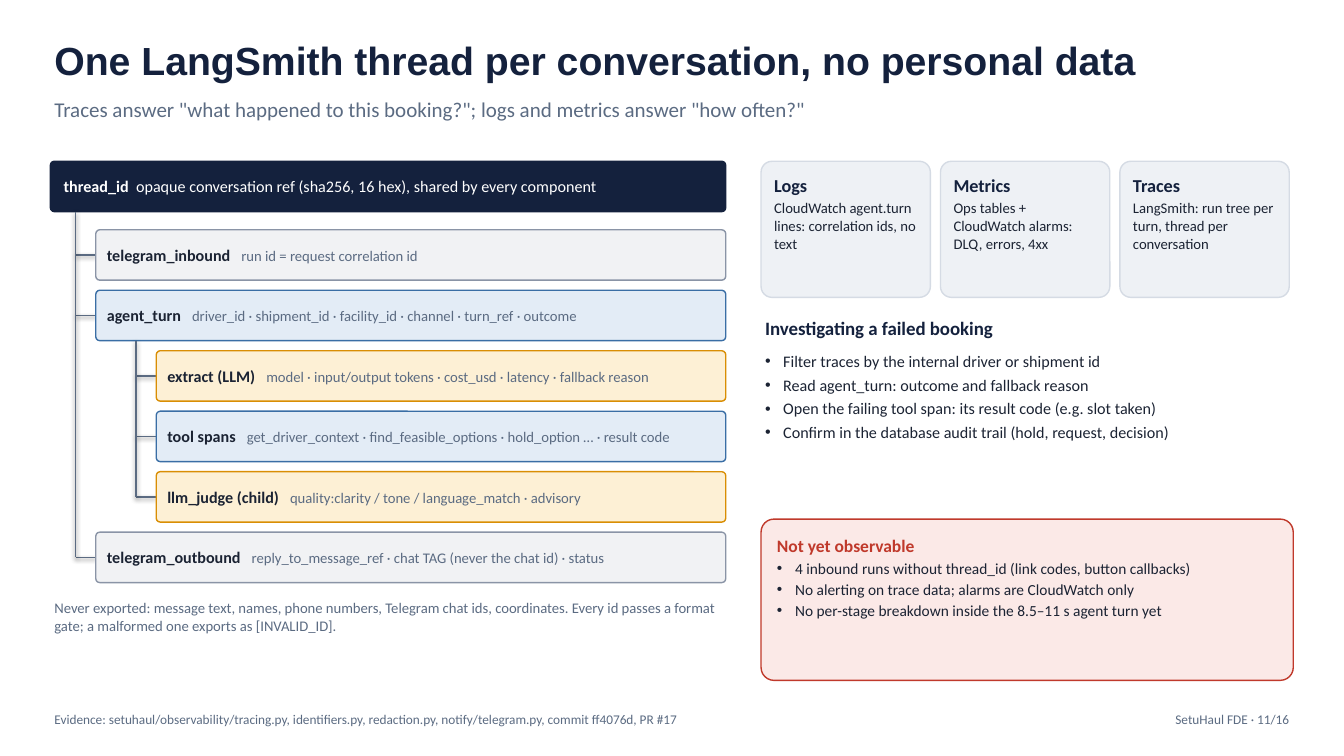
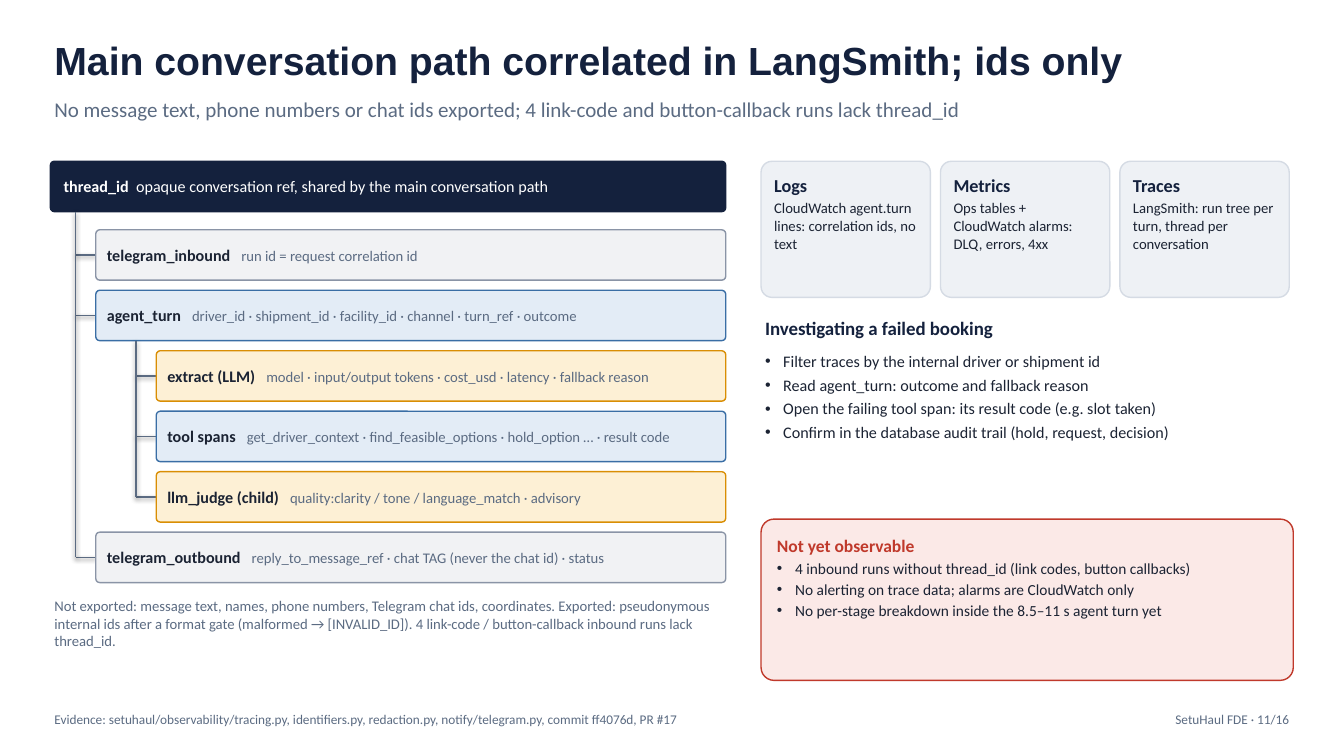
Before and after one commit to amolam/setuhaul-logistics, a slide deck: slide 11 of artifacts/fde-demo/SetuHaul_FDE_Demo.pptx. Drawn at 1344x756 pixels with LibreOffice and Linux fonts; fonts in the diff are those of the drawing. Boxes give left, top, right and bottom in pixels: in the first picture for what was removed or moved away, otherwise in the second. Text is boxed around its words. In the diff, an @@ line names an element or a change of style, - is before the commit and + after.

```diff
--- a/artifacts/fde-demo/SetuHaul_FDE_Demo.pptx
+++ b/artifacts/fde-demo/SetuHaul_FDE_Demo.pptx
@@ text at <box>54,46,1122,83</box>: text changed @@
-One LangSmith thread per conversation, no personal data
+Main conversation path correlated in LangSmith; ids only
@@ text at <box>54,102,959,121</box>: text changed @@
-Traces answer "what happened to this booking?"; logs and metrics answer "how often?"
+No message text, phone numbers or chat ids exported; 4 link-code and button-callback runs lack thread_id
@@ text in rounded rectangle at <box>64,180,548,195</box>: text changed @@
-thread_id opaque conversation ref (sha256, 16 hex), shared by every component
+thread_id opaque conversation ref, shared by the main conversation path
@@ text at <box>54,601,709,648</box>: text changed @@
-Never exported: message text, names, phone numbers, Telegram chat ids, coordinates. Every id passes a format gate; a malformed one exports as [INVALID_ID].
+Not exported: message text, names, phone numbers, Telegram chat ids, coordinates. Exported: pseudonymous internal ids after a format gate (malformed → [INVALID_ID]). 4 link-code / button-callback inbound runs lack thread_id.
```
Also in this commit, not shown: 11 other slides changed, 22 other files.
